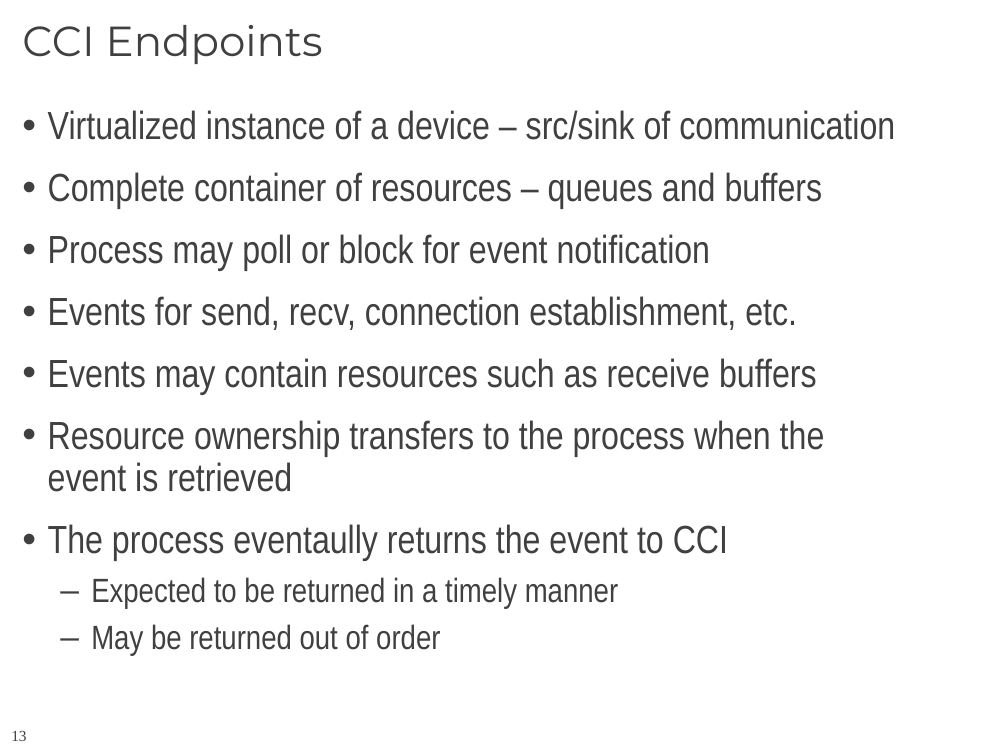
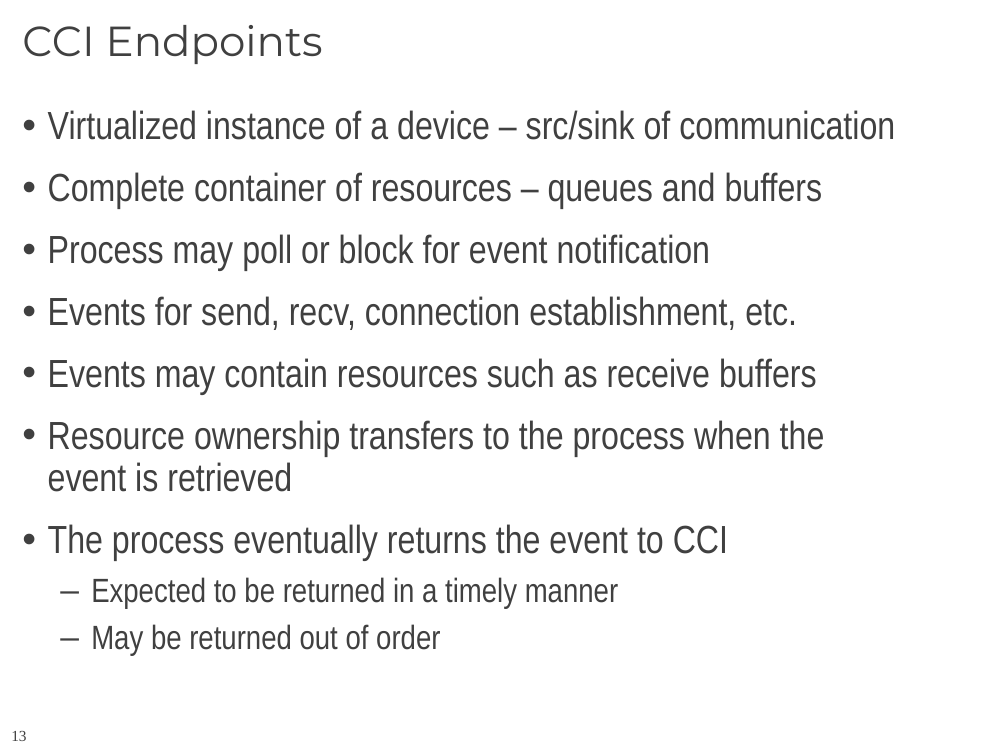
Before and after one commit to CCI/pub, a slide deck: slide 13 of slides/HotI-2011/2011-HotI-CCI-OLCF.pptx. Drawn at 1008x756 pixels with LibreOffice and Linux fonts; fonts in the diff are those of the drawing; background and template pictures are left out. Boxes give left, top, right and bottom in pixels: in the first picture for what was removed or moved away, otherwise in the second. Text is boxed around its words. In the diff, an @@ line names an element or a change of style, - is before the commit and + after.

```diff
--- a/slides/HotI-2011/2011-HotI-CCI-OLCF.pptx
+++ b/slides/HotI-2011/2011-HotI-CCI-OLCF.pptx
@@ text at (48,524,728,561): text changed @@
-• The process eventaully returns the event to CCI
+• The process eventually returns the event to CCI
```
Also in this commit, not shown: 1 other slide changed, 2 other files.
